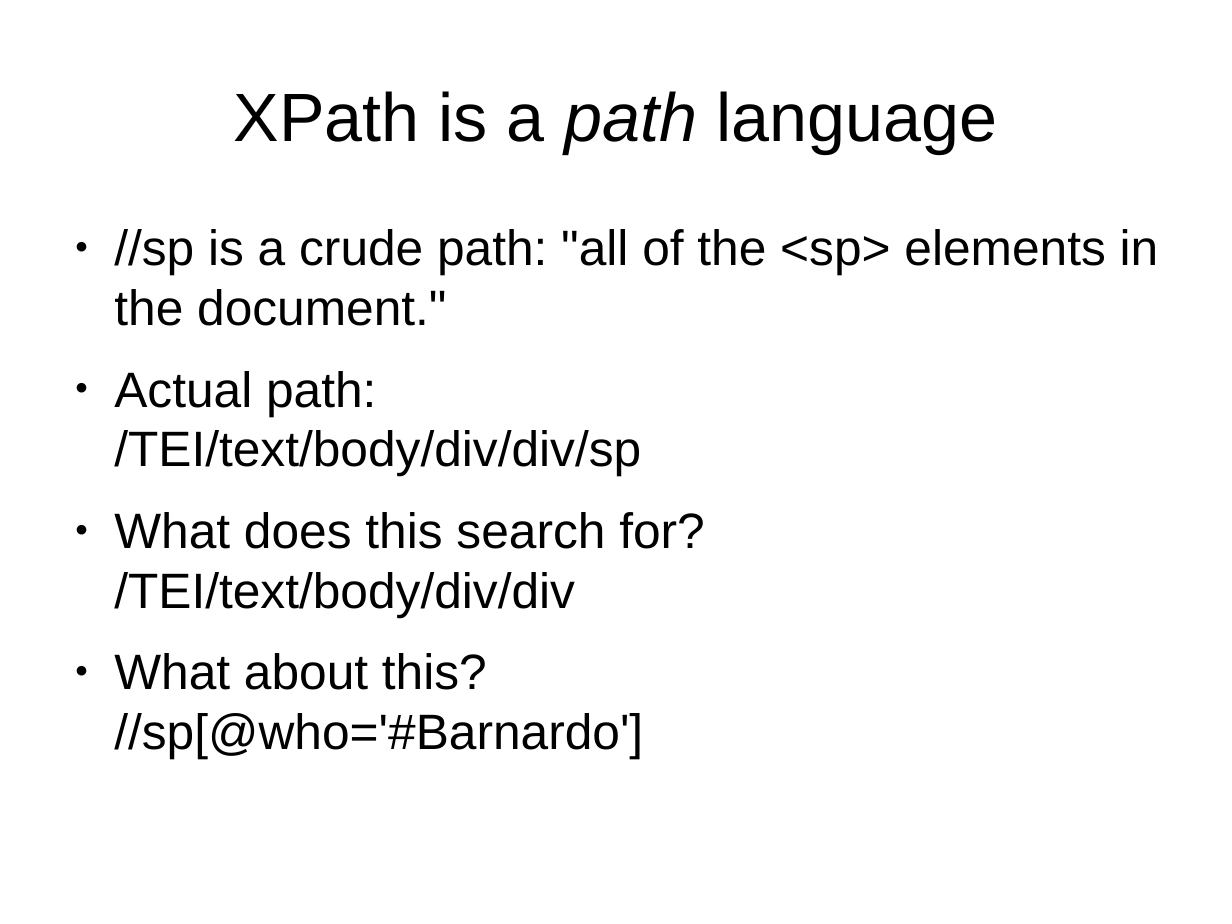
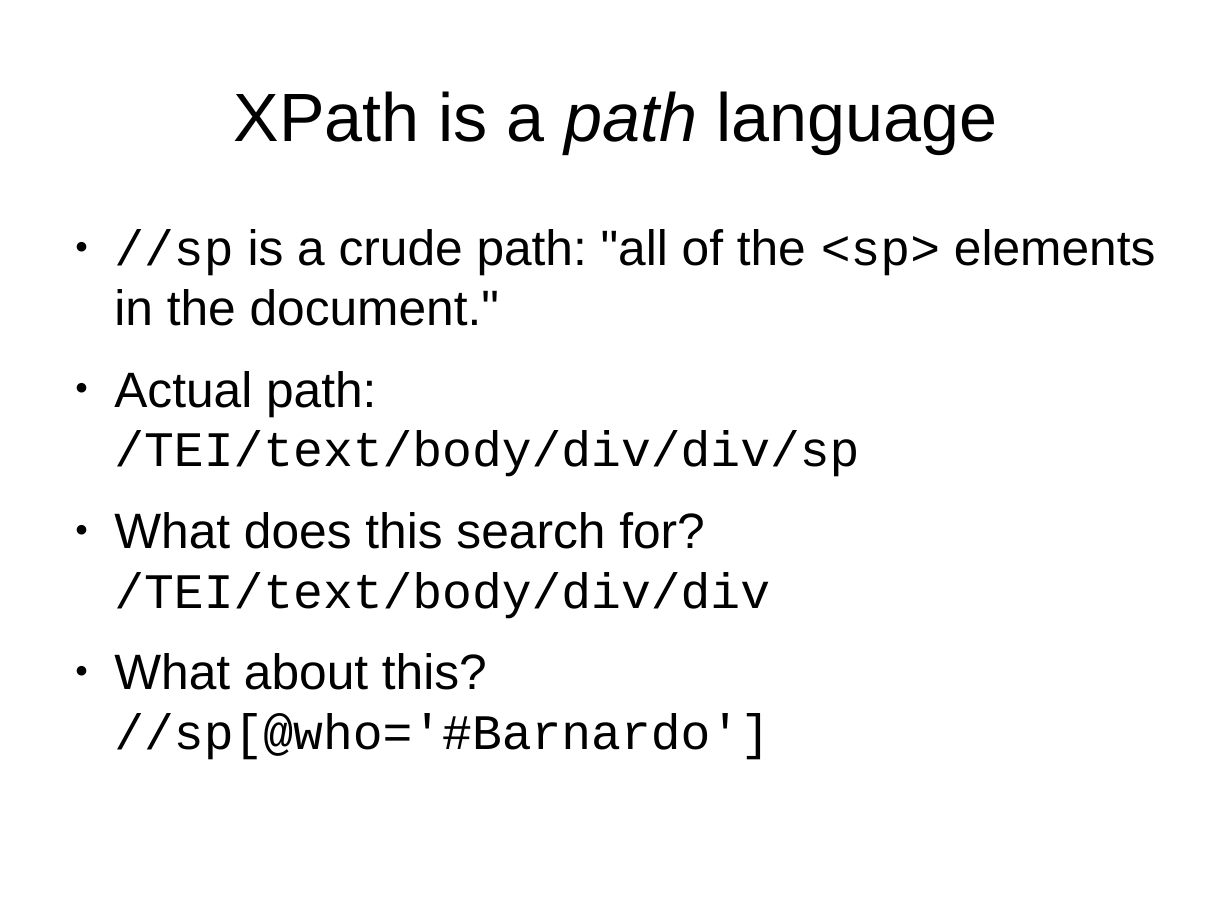
Before and after one commit to martindholmes/XSLT_workshops, a slide deck: slide 8 of intro/presentations/01_xpath_intro.odp. Drawn at 1232x924 pixels with LibreOffice and Linux fonts; fonts in the diff are those of the drawing. Boxes give left, top, right and bottom in pixels: in the first picture for what was removed or moved away, otherwise in the second. Text is boxed around its words. In the diff, an @@ line names an element or a change of style, - is before the commit and + after.

Commit message:
Tweaking formatting.

```diff
--- a/intro/presentations/01_xpath_intro.odp
+++ b/intro/presentations/01_xpath_intro.odp
@@ text "//sp is a crude path: ..." at box(114, 229, 1155, 760): font Arial to Courier New in "//sp <sp>", "/TEI/text/body/div/div/sp", "/TEI/text/body/div/div", "//sp[@who='#Barnardo']" @@
```
Also in this commit, not shown: 2 other slides changed.
